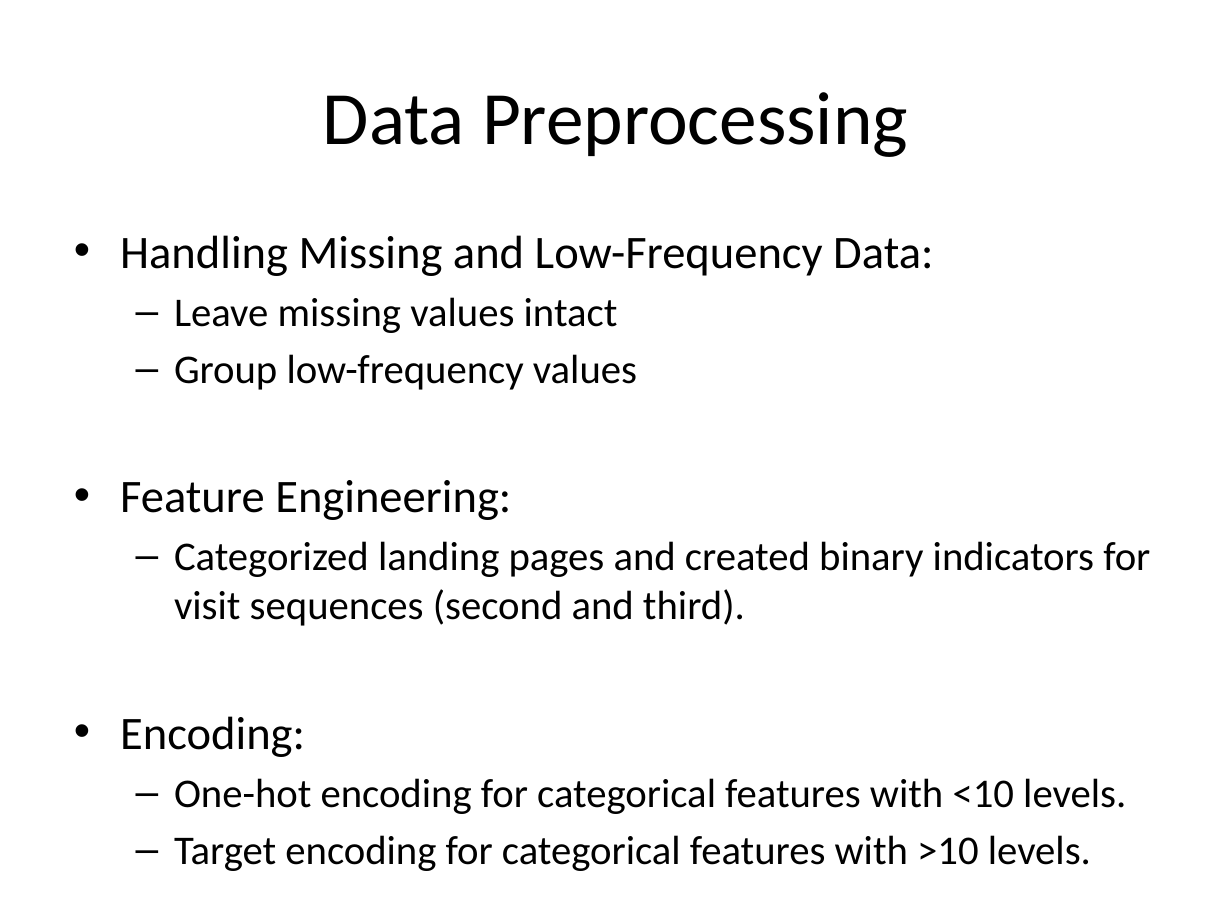
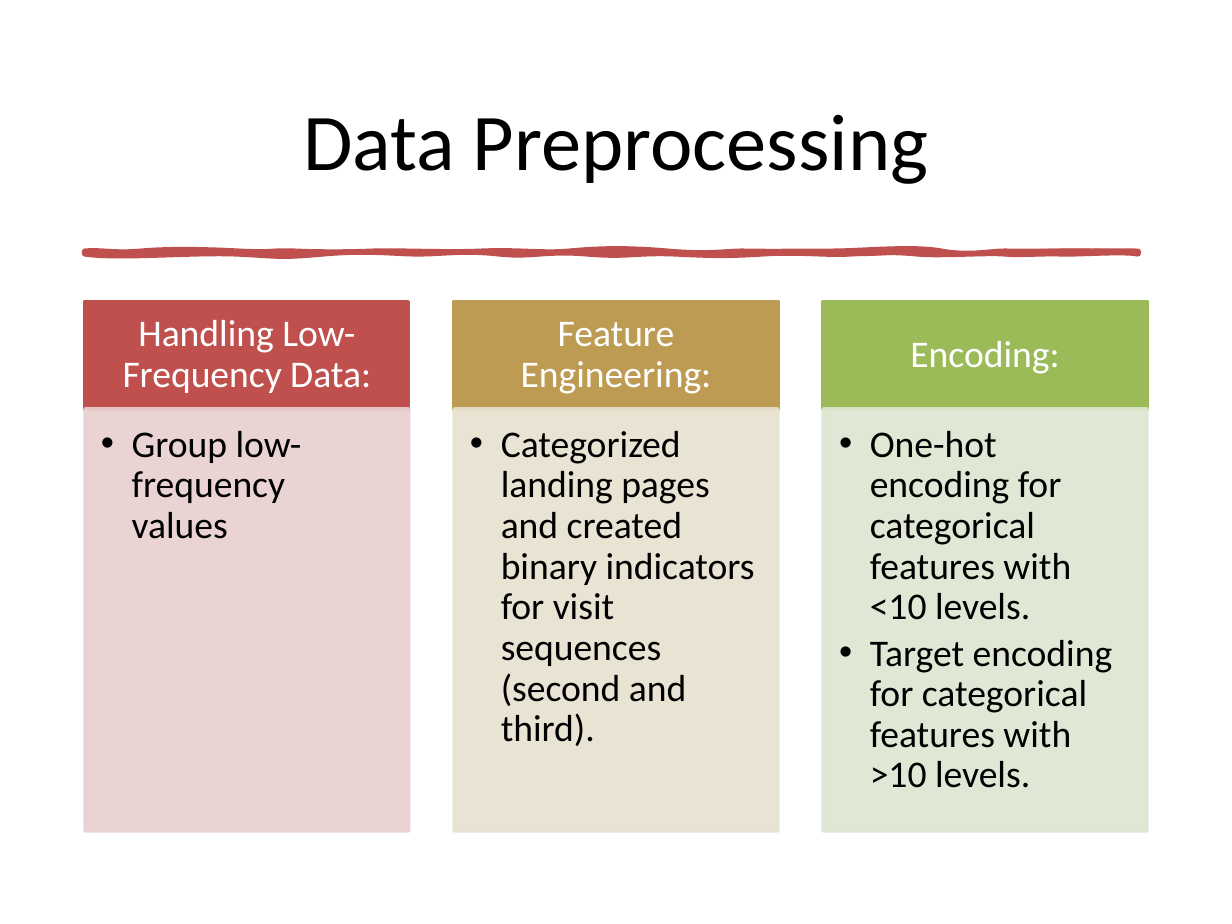
Before and after one commit to wfgoh/modules, a slide deck: slide 6 of presentation.pptx (slide 7 before the commit). Drawn at 1232x924 pixels with LibreOffice and Linux fonts; fonts in the diff are those of the drawing. Boxes give left, top, right and bottom in pixels: in the first picture for what was removed or moved away, otherwise in the second. Text is boxed around its words. In the diff, an @@ line names an element or a change of style, - is before the commit and + after.

```diff
--- a/presentation.pptx
+++ b/presentation.pptx
@@ title "Data Preprocessing": place and size @@
-title "Data Preprocessing" at box(323, 92, 908, 157)
+title "Data Preprocessing" at box(303, 114, 928, 184)
@@ title "Data Preprocessing" at box(303, 114, 928, 184): size 44 to 47 pt @@
@@ text removed at box(120, 235, 1150, 871) @@
-• Handling Missing and Low-Frequency Data:
-  – Leave missing values intact
-  – Group low-frequency values
-• Feature Engineering:
-  – Categorized landing pages and created binary indicators for visit sequences (second and third).
-• Encoding:
-  – One-hot encoding for categorical features with <10 levels.
-  – Target encoding for categorical features with >10 levels.
@@ freeform shape added at box(85, 251, 1138, 254), fill #C0504D, outline #C0504D 3.25 pt @@
@@ group added at box(85, 302, 1147, 832): 6 rectangles, 6 texts @@
+Handling Low-Frequency Data:
+  • Group low-frequency values
+Feature Engineering:
+  • Categorized landing pages and created binary indicators for visit sequences (second and third).
+Encoding:
+  • One-hot encoding for categorical features with <10 levels.
+  • Target encoding for categorical features with >10 levels.
```
Also in this commit, not shown: 7 other slides changed, 1 slide added, 2 slides removed.
